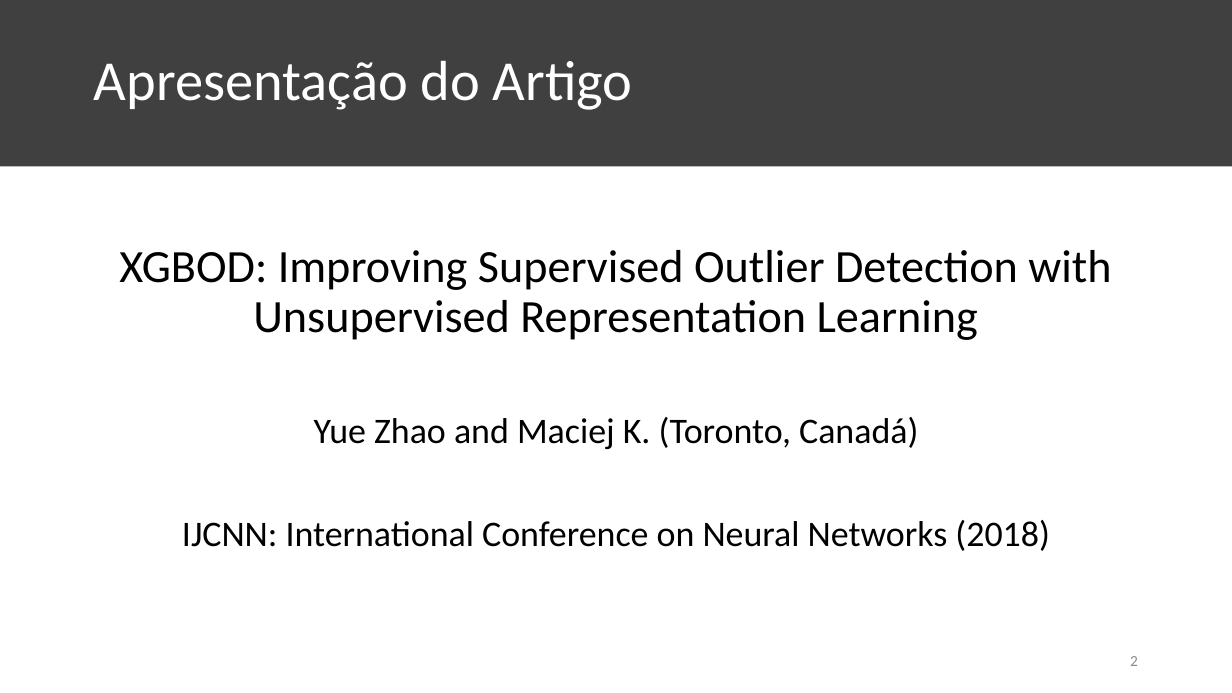
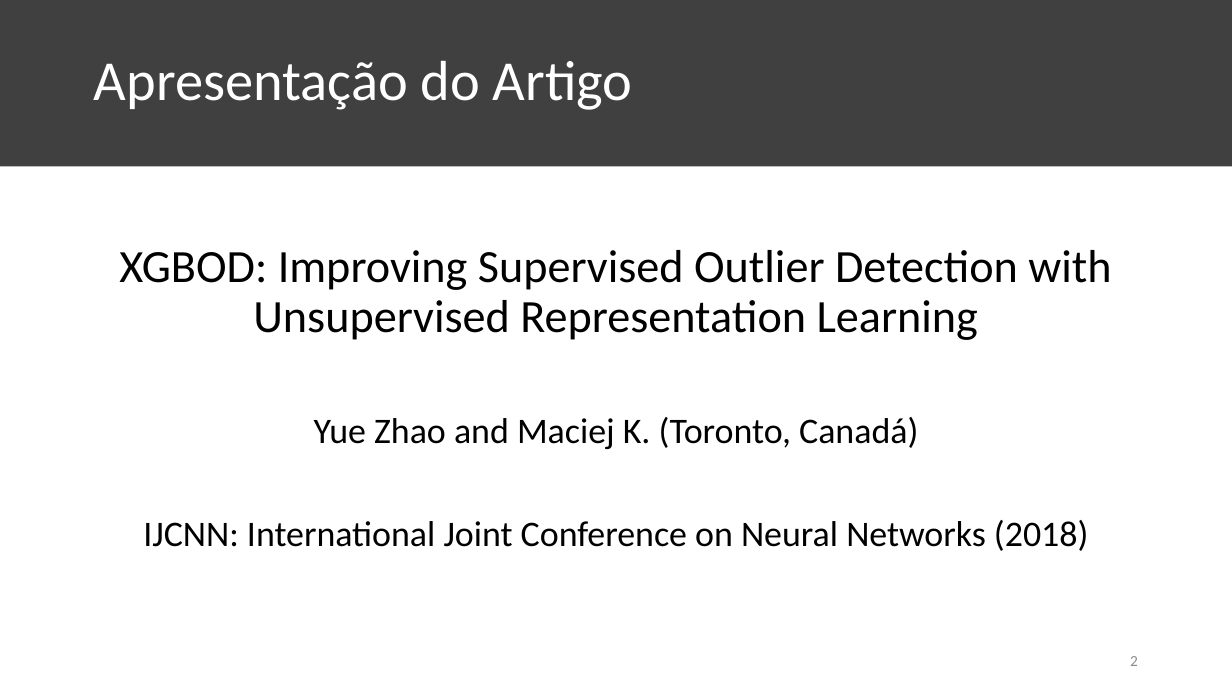
Before and after one commit to KaioAlex/DigitalSecurity, a slide deck: slide 2 of XGBOD-Seminar/XGBOD Seminar.pptx. Drawn at 1232x693 pixels with LibreOffice and Linux fonts; fonts in the diff are those of the drawing. Boxes give left, top, right and bottom in pixels: in the first picture for what was removed or moved away, otherwise in the second. Text is boxed around its words. In the diff, an @@ line names an element or a change of style, - is before the commit and + after.

```diff
--- a/XGBOD-Seminar/XGBOD Seminar.pptx
+++ b/XGBOD-Seminar/XGBOD Seminar.pptx
@@ text at (x1=143, y1=520, x2=1089, y2=551): text changed @@
-IJCNN: International Conference on Neural Networks (2018)
+IJCNN: International Joint Conference on Neural Networks (2018)
```
Also in this commit, not shown: 9 other slides changed, 1 slide added, 1 slide removed.
